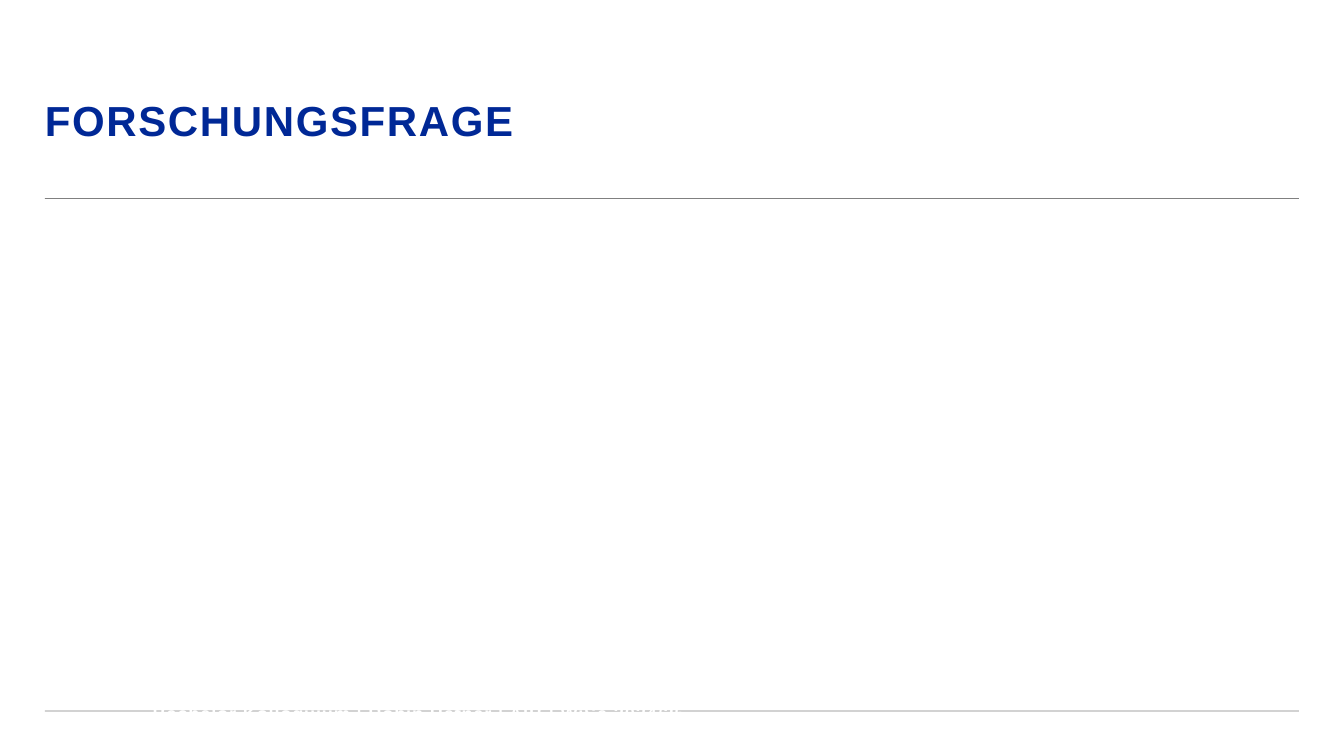
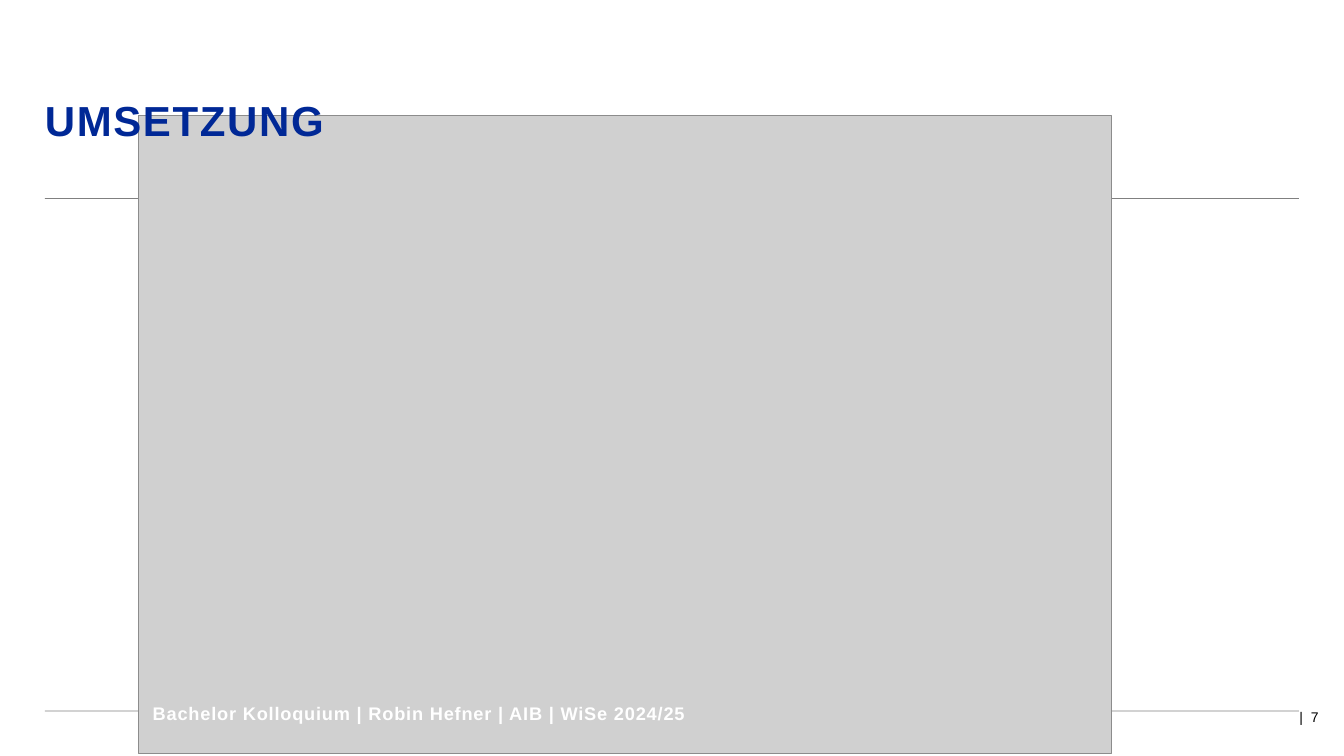
Before and after one commit to D4rkm4n215/Bachelorthesis, a slide deck: slide 7 of Thesis/Kolloquium/Präsentation_Hefner_Robin_206488.odp (slide 4 before the commit). Drawn at 1344x756 pixels with LibreOffice and Linux fonts; fonts in the diff are those of the drawing; grey boxes stand for pictures; background and template pictures are left out. Boxes give left, top, right and bottom in pixels: in the first picture for what was removed or moved away, otherwise in the second. Text is boxed around its words. In the diff, an @@ line names an element or a change of style, - is before the commit and + after.

```diff
--- a/Thesis/Kolloquium/Präsentation_Hefner_Robin_206488.odp
+++ b/Thesis/Kolloquium/Präsentation_Hefner_Robin_206488.odp
@@ title at (45,103,324,145): text changed @@
-FORSCHUNGSFRAGE
+UMSETZUNG
@@ picture added at (139,115,1112,754) @@
@@ page number added at (1311,712,1319,722), 10 pt, text #000000 @@
+| 7
```
Also in this commit, not shown: 8 other slides changed, 4 slides added, 6 other files.
